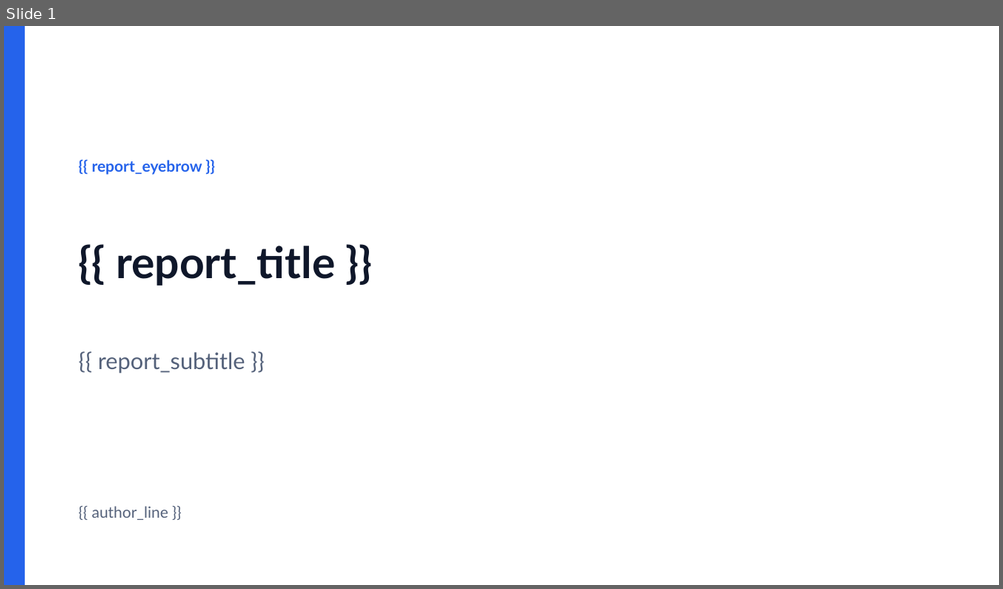
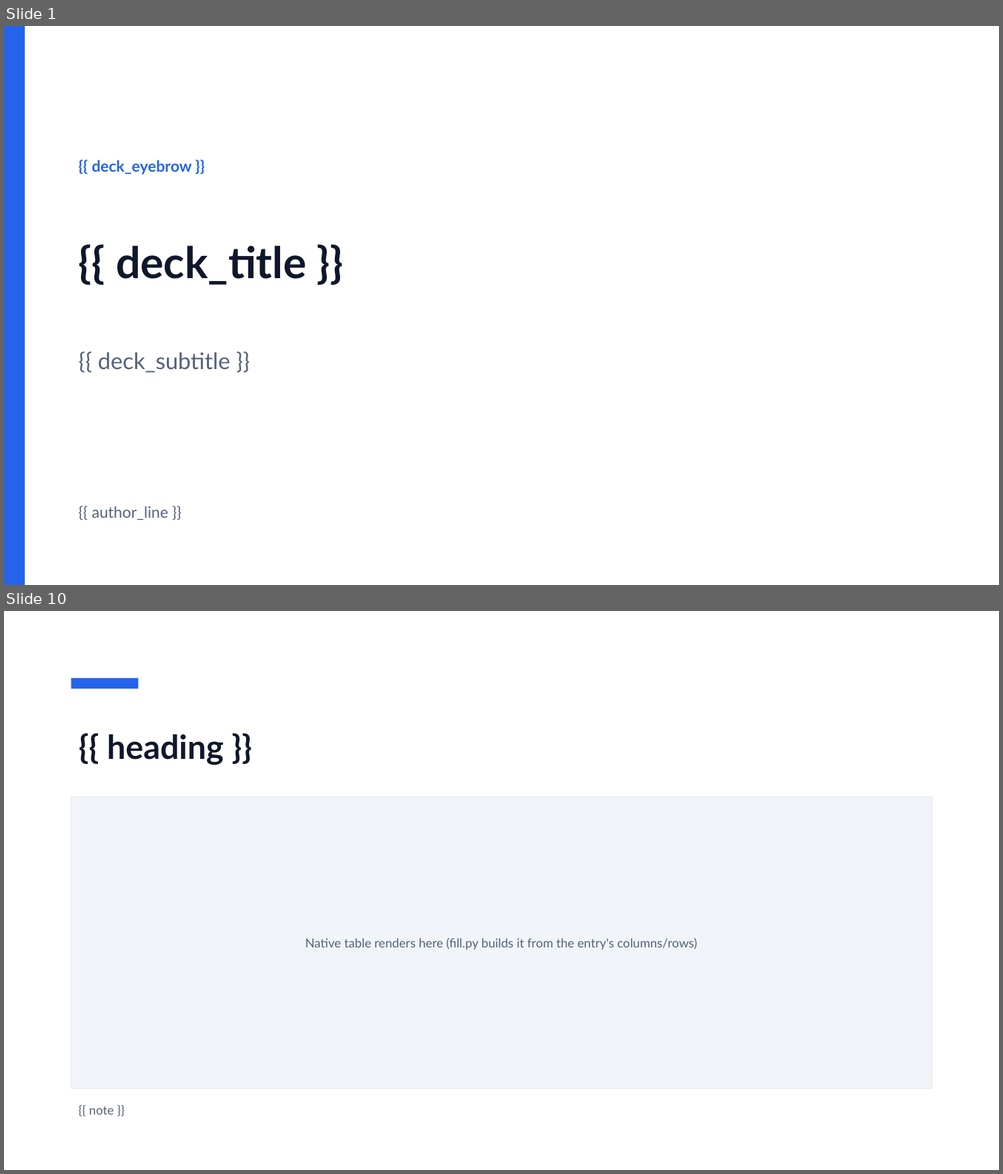
Before and after one commit to DolfusNegunda/doc_skills, a slide deck: building-document-templates/registry/_builtin/exec_update/template.pptx. Shown one above the other, each under a label of ours: slide 1 before the commit, slides 1 and 10 after it; the slides between them are not shown. The pictures are 1003x589 and 1003x1174 pixels, drawn with LibreOffice and Linux fonts; fonts in the diff are those of the drawing. Boxes give left, top, right and bottom in pixels: in the first picture for what was removed or moved away, otherwise in the second. Text is boxed around its words. In the diff, an @@ line names an element or a change of style, - is before the commit and + after.

```diff
--- a/building-document-templates/registry/_builtin/exec_update/template.pptx
+++ b/building-document-templates/registry/_builtin/exec_update/template.pptx
@@ slide 10 added at (4,611,999,1170), background #FFFFFF @@
@@ rectangle added at (71,678,138,689), fill #2563EB @@
@@ title added at (107,734,224,765), 32 pt, text #0F172A, bold @@
+{{ heading }}
@@ rectangle added at (71,797,931,1088), fill #F1F5F9, outline #E2E8F0 0.75 pt, 12 pt, text #54617A @@
+Native table renders here (fill.py builds it from the entry's columns/rows)
@@ text added at (89,1107,114,1115), 12 pt, text #54617A @@
+{{ note }}
@@ slide 1 changed as well @@
@@ text at (92,160,192,175): text changed @@
-{{ report_eyebrow }}
+{{ deck_eyebrow }}
@@ title at (116,246,307,285): text changed @@
-{{ report_title }}
+{{ deck_title }}
@@ text at (98,352,230,373): text changed @@
-{{ report_subtitle }}
+{{ deck_subtitle }}
```
Also in this commit, not shown: 3 other slides changed, 9 other slides added, 3 slides removed, 13 other files.
